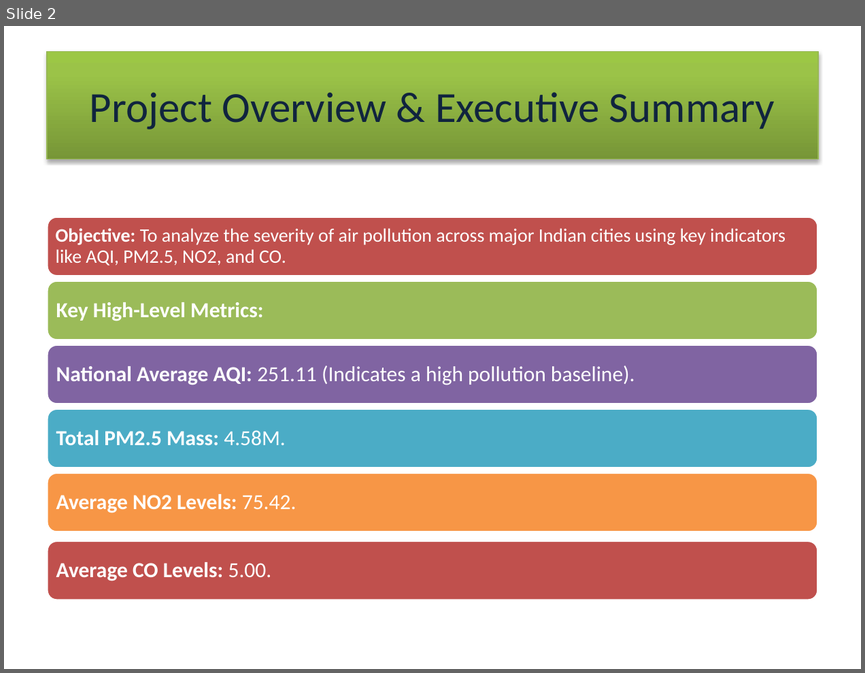
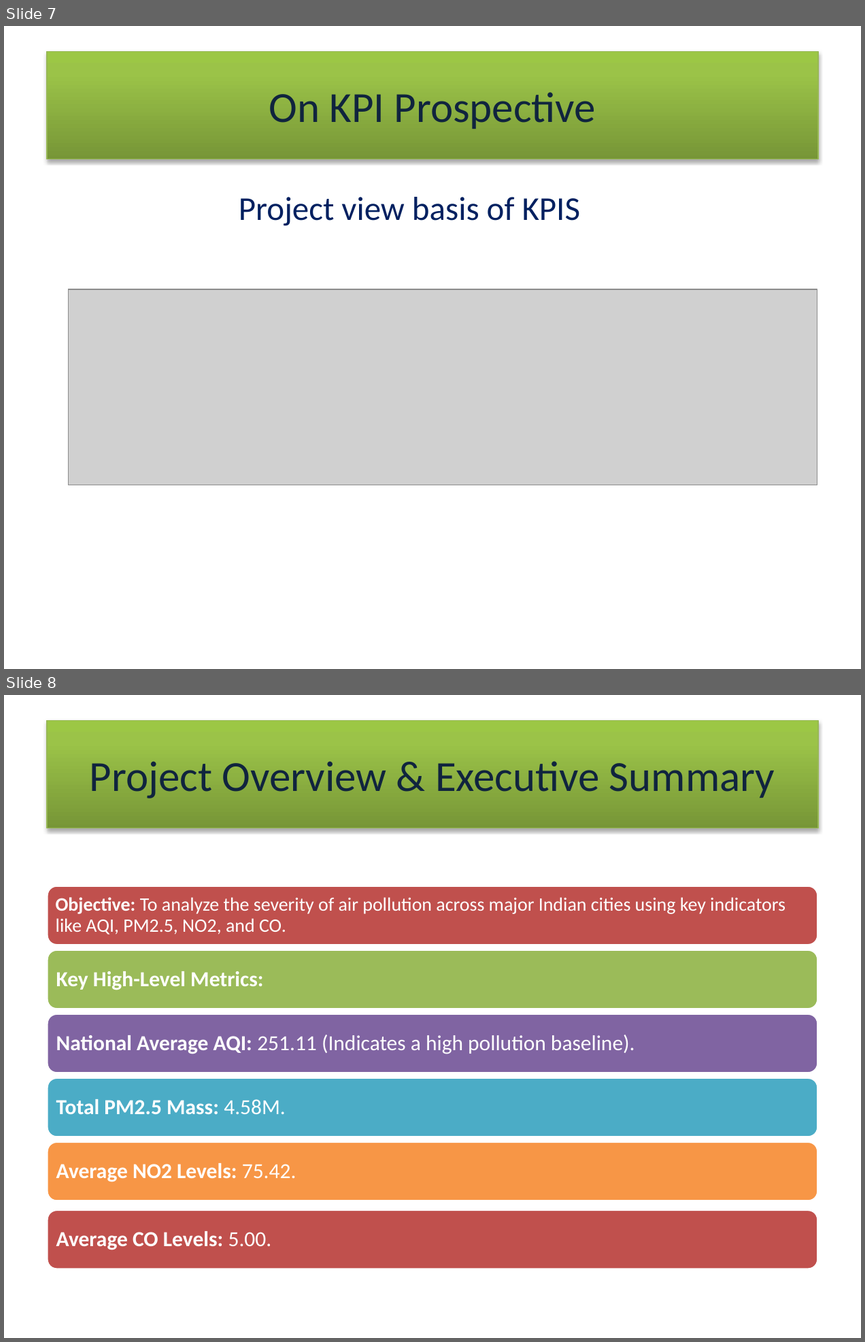
Before and after one commit to lopa3399/IT-anudip, a slide deck: PowerBI/project/The Air We Breathe.pptx. Shown one above the other, each under a label of ours: slide 2 before the commit, slides 7 and 8 after it. The pictures are 865x673 and 865x1342 pixels, drawn with LibreOffice and Linux fonts; fonts in the diff are those of the drawing; grey boxes stand for pictures. Boxes give left, top, right and bottom in pixels: in the first picture for what was removed or moved away, otherwise in the second. Text is boxed around its words. In the diff, an @@ line names an element or a change of style, - is before the commit and + after.

```diff
--- a/PowerBI/project/The Air We Breathe.pptx
+++ b/PowerBI/project/The Air We Breathe.pptx
@@ slide 7 added at (x1=4, y1=26, x2=861, y2=669), background #FFFFFF @@
@@ title added at (x1=47, y1=52, x2=818, y2=159), fill gradient #779737 to #9BC348 to #9DC746, outline #98B955 0.75 pt, 36 pt, text #0F243E @@
+On KPI Prospective
@@ text added at (x1=239, y1=197, x2=580, y2=226), 28 pt, text #002060 @@
+Project view basis of KPIS
@@ picture added at (x1=68, y1=289, x2=817, y2=484) @@
@@ what was slide 2 is now slide 8 @@
```
Also in this commit, not shown: 4 slides changed, 10 other slides added, 3 slides removed, 25 other files.
